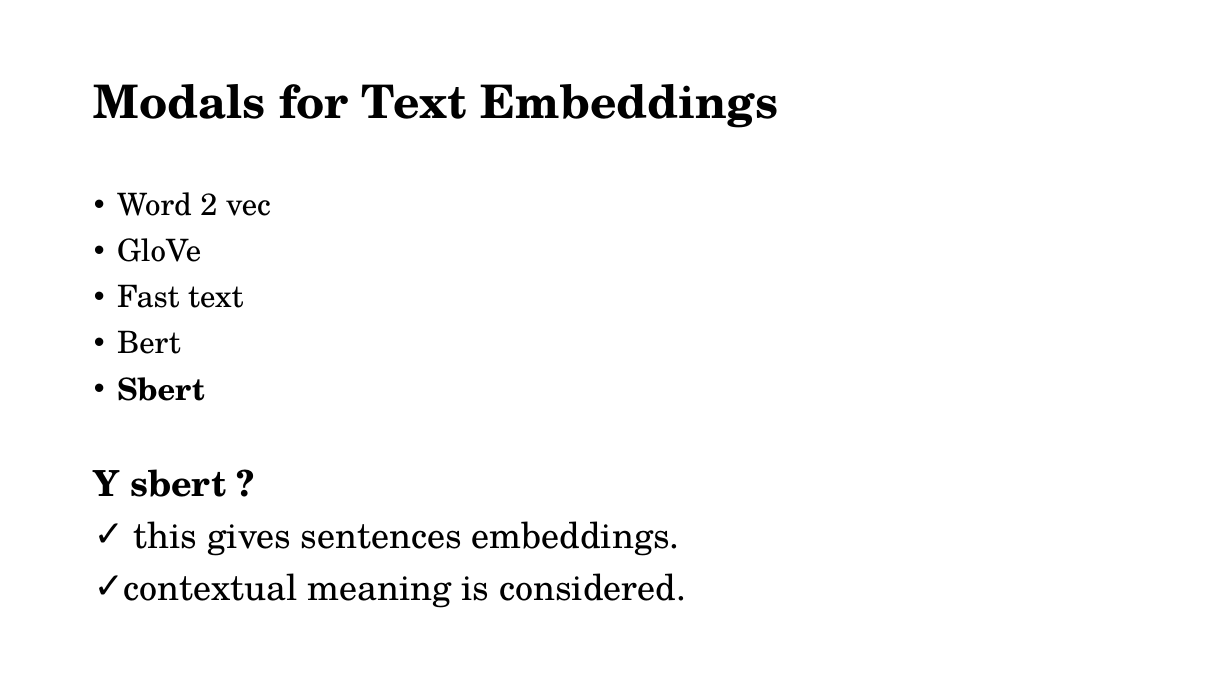
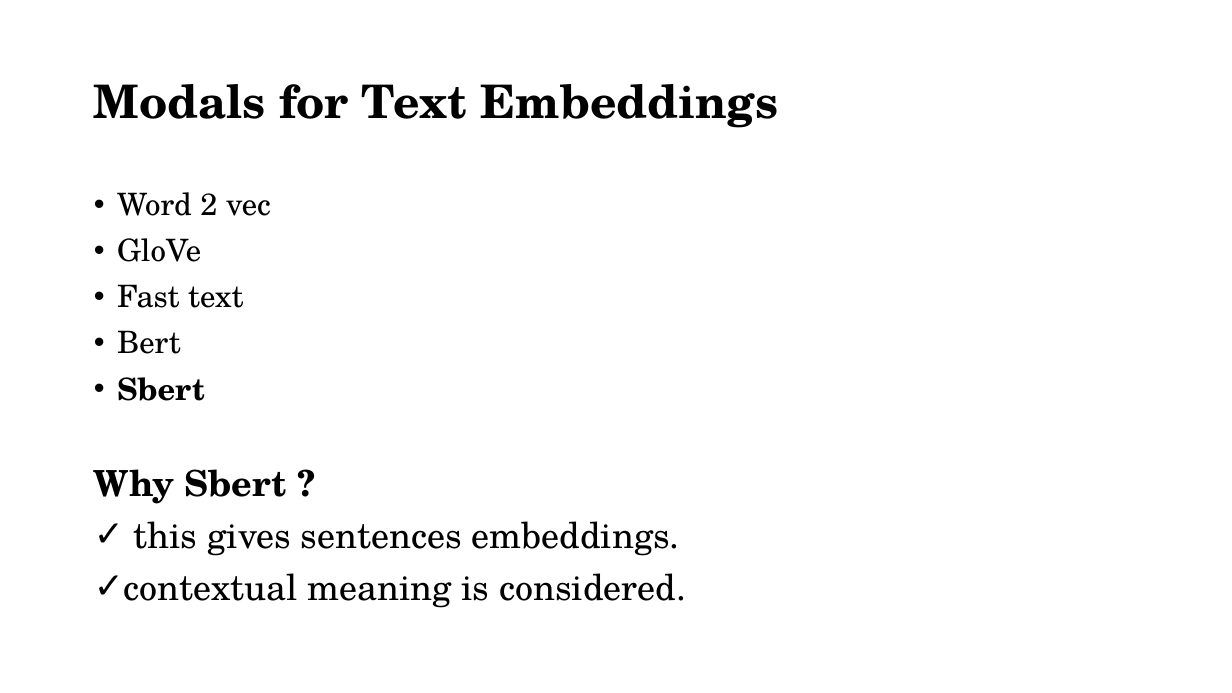
Before and after one commit to VarunBohara/Mini-Project-Documents, a slide deck: slide 3 of Mini Project( without task1 task2 ).pptx (slide 2 before the commit). Drawn at 1232x693 pixels with LibreOffice and Linux fonts; fonts in the diff are those of the drawing. Boxes give left, top, right and bottom in pixels: in the first picture for what was removed or moved away, otherwise in the second. Text is boxed around its words. In the diff, an @@ line names an element or a change of style, - is before the commit and + after.

```diff
--- a/Mini Project( without task1 task2 ).pptx
+++ b/Mini Project( without task1 task2 ).pptx
@@ text at box(94, 469, 287, 504): text changed @@
-Y sbert ?
+Why Sbert ?
```
Also in this commit, not shown: 1 other slide changed, 2 slides added, 1 slide removed.
